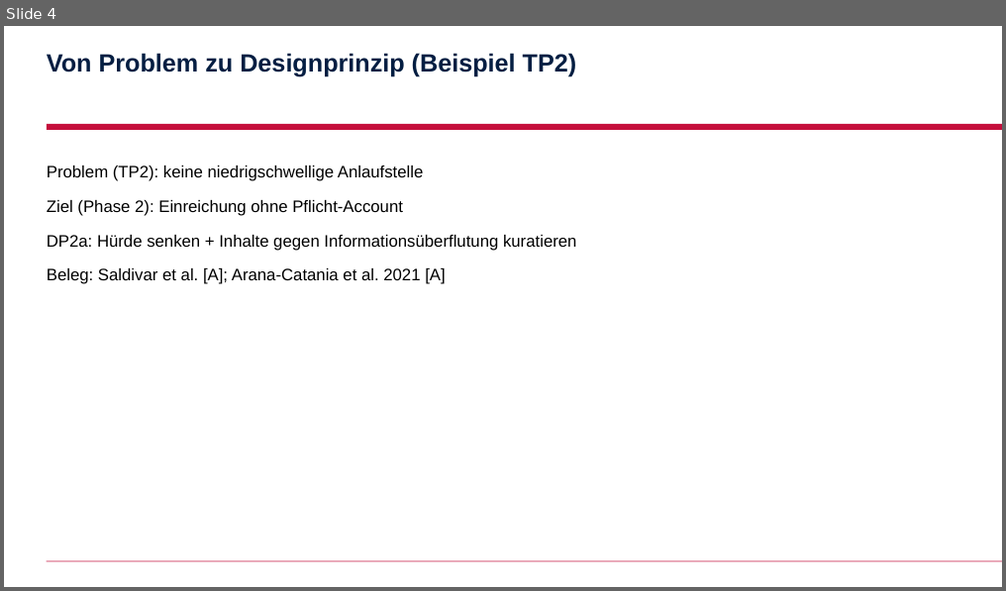
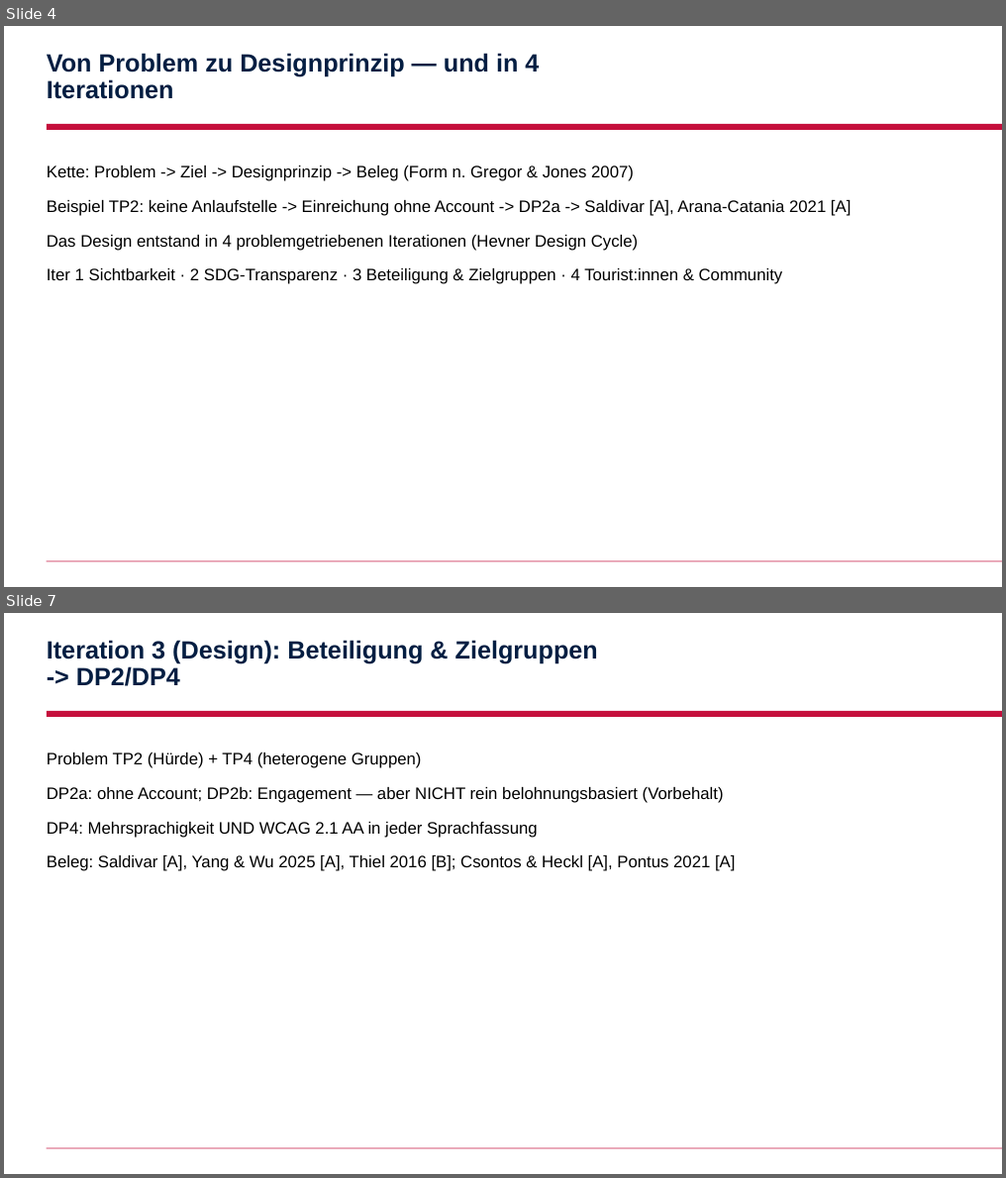
Before and after one commit to AnshulAgrawal7/zoe-sustainability-platform, a slide deck: docs/slides/marieclaire.pptx. Shown one above the other, each under a label of ours: slide 4 before the commit, slides 4 and 7 after it; the slides between them are not shown. The pictures are 1006x591 and 1006x1178 pixels, drawn with LibreOffice and Linux fonts; fonts in the diff are those of the drawing; background and template pictures are left out. Boxes give left, top, right and bottom in pixels: in the first picture for what was removed or moved away, otherwise in the second. Text is boxed around its words. In the diff, an @@ line names an element or a change of style, - is before the commit and + after.

```diff
--- a/docs/slides/marieclaire.pptx
+++ b/docs/slides/marieclaire.pptx
@@ slide 7 added at box(4, 613, 1002, 1174), background #FFFFFF; not listed: 2 template elements that a slide beside it also shows @@
@@ title added at box(47, 640, 598, 686), 24 pt, text #041E42, bold @@
+Iteration 3 (Design): Beteiligung & Zielgruppen -> DP2/DP4
@@ text added at box(47, 753, 735, 871), 16 pt, text #000000 @@
+Problem TP2 (Hürde) + TP4 (heterogene Gruppen)
+DP2a: ohne Account; DP2b: Engagement — aber NICHT rein belohnungsbasiert (Vorbehalt)
+DP4: Mehrsprachigkeit UND WCAG 2.1 AA in jeder Sprachfassung
+Beleg: Saldivar [A], Yang & Wu 2025 [A], Thiel 2016 [B]; Csontos & Heckl [A], Pontus 2021 [A]
@@ slide 4 changed as well @@
@@ title at box(47, 53, 539, 99): text changed @@
-Von Problem zu Designprinzip (Beispiel TP2)
+Von Problem zu Designprinzip — und in 4 Iterationen
@@ text at box(47, 166, 850, 284): text changed @@
-Problem (TP2): keine niedrigschwellige Anlaufstelle
-Ziel (Phase 2): Einreichung ohne Pflicht-Account
-DP2a: Hürde senken + Inhalte gegen Informationsüberflutung kuratieren
-Beleg: Saldivar et al. [A]; Arana-Catania et al. 2021 [A]
+Kette: Problem -> Ziel -> Designprinzip -> Beleg (Form n. Gregor & Jones 2007)
+Beispiel TP2: keine Anlaufstelle -> Einreichung ohne Account -> DP2a -> Saldivar [A], Arana-Catania 2021 [A]
+Das Design entstand in 4 problemgetriebenen Iterationen (Hevner Design Cycle)
+Iter 1 Sichtbarkeit · 2 SDG-Transparenz · 3 Beteiligung & Zielgruppen · 4 Tourist:innen & Community
```
Also in this commit, not shown: 5 other slides changed, 2 other slides added, 3 slides removed, 8 other files.
